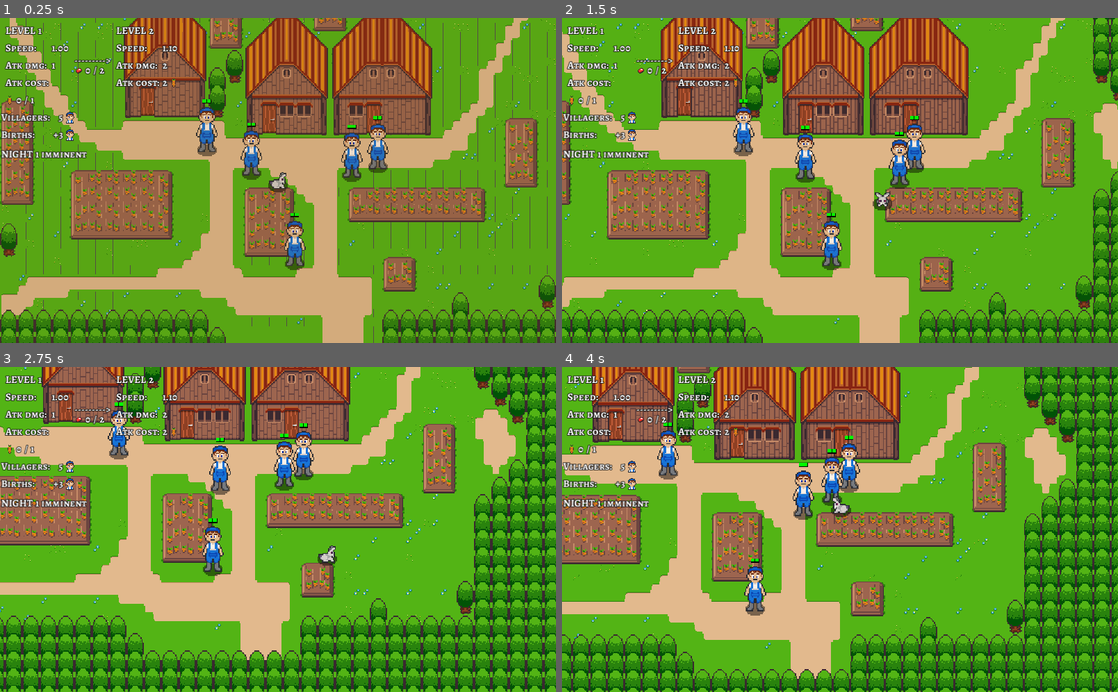
Above: before the commit, frames 1-4 (two rows, left to right).
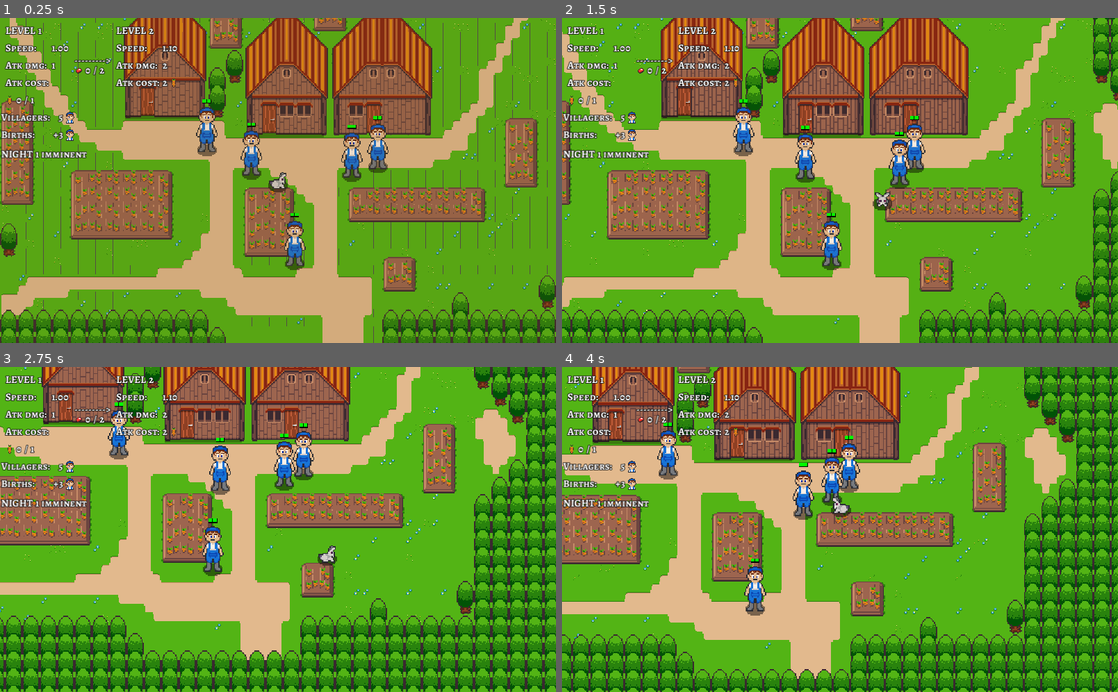
Above: after the commit, the same moments.

Repository: axerosh/rabbit-rampage
Game: Godot game, scene res://level2.tscn
The game is run twice, just before and just after one commit, with the same random seed, the same clock (stepped at 60 frames per second) and the same inputs.
Inputs:
- Up to frame 1 (0.25 s): no input
- Up to frame 2 (1.5 s): tap Enter at 0.5 s; hold D (move_right) 0.53-1.28 s; tap Space (attack) at 0.6, 1.35 s; hold S (move_down) from 1.28 s (still down)
- Up to frame 3 (2.75 s): release S (move_down) at 2.03 s; hold D (move_right) from 2.03 s (still down); tap Space (attack) at 2.1 s
- Up to frame 4 (4 s): release D (move_right) at 2.78 s; hold W (move_up) 2.78-3.53 s; tap Space (attack) at 2.85, 3.6 s; hold A (move_left) from 3.53 s (still down)

The runs differ from the first frame. In frame 1, 0.2% of the frame differs, in the area x 22-59%, y 29-37%; in frame 2, 0.2%; in frame 3, 0.2%; in frame 4, 0.2%.

Commit message:
Add nice shadows to houses

Diff:
--- a/level2.tscn
+++ b/level2.tscn
@@ -13,6 +13,7 @@
 [ext_resource path="res://BgmPlayer.tscn" type="PackedScene" id=11]
 [ext_resource path="res://humans/farmer_spawn_manager.gd" type="Script" id=12]
 [ext_resource path="res://images/carrot_field.png" type="Texture" id=13]
+[ext_resource path="res://images/night_overlay.png" type="Texture" id=14]
 
 [sub_resource type="ConvexPolygonShape2D" id=7]
 points = PoolVector2Array( 0, 0, 16, 0, 16, 16, 0, 16 )
@@ -427,6 +428,20 @@
 format = 1
 tile_data = PoolIntArray( -1048595, 5, 2, -1048594, 5, 2, -1048593, 5, 2, -1048592, 5, 2, -1048591, 5, 2, -1048590, 5,  …(47471 unchanged characters)…
 
+[node name="Sprite" type="Sprite" parent="CollisionLayer"]
+modulate = Color( 0, 0, 0, 0.627451 )
+position = Vector2( 156.5, 111.5 )
+scale = Vector2( 4.46875, 0.21875 )
+texture = ExtResource( 14 )
+offset = Vector2( -1.28671, -1.14288 )
+
+[node name="Sprite2" type="Sprite" parent="CollisionLayer"]
+modulate = Color( 0, 0, 0, 0.627451 )
+position = Vector2( 268.5, 128 )
+scale = Vector2( 4.46875, 0.21875 )
+texture = ExtResource( 14 )
+offset = Vector2( -1.28671, -1.14288 )
+
 [node name="LevelNavigation" type="Navigation2D" parent="."]
 visible = false
 script = ExtResource( 4 )
Not shown: 1 places in level2.tscn that only renumber resources
